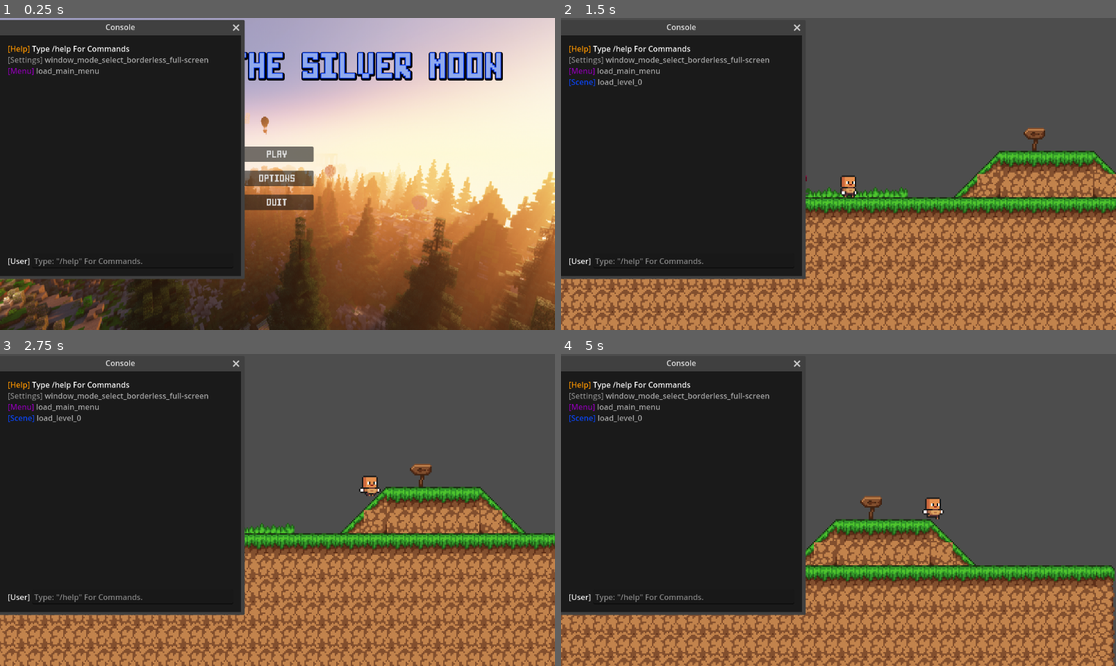
Above: before the commit, frames 1-4 (two rows, left to right).
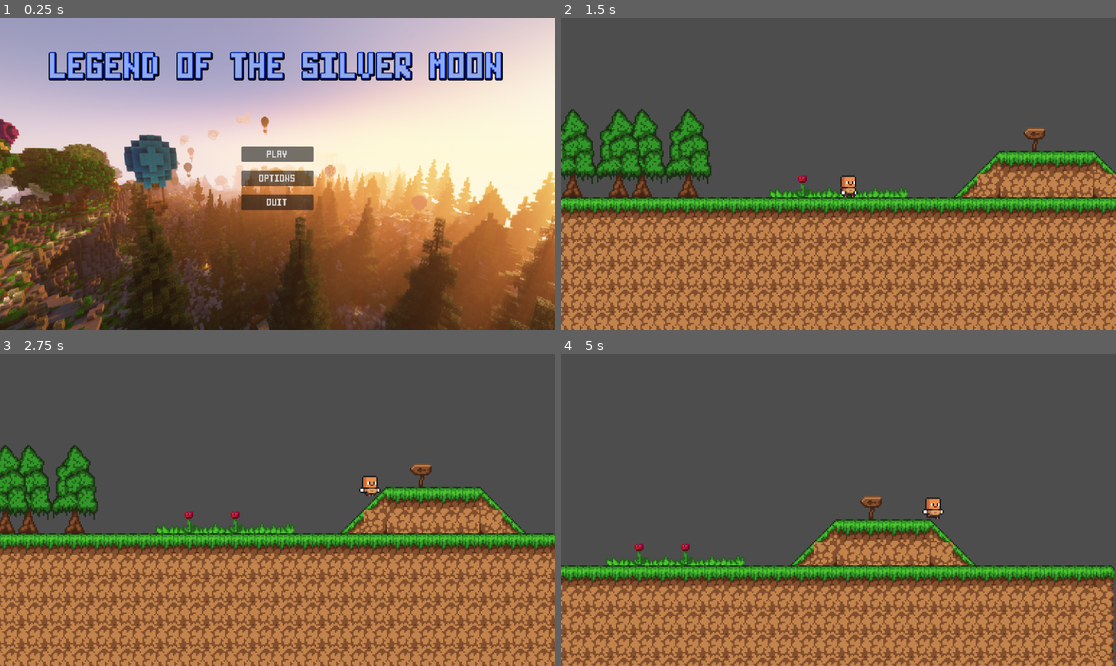
Above: after the commit, the same moments.

Repository: NicholasJDi/LOTSM-Revolving-Memories
Game: Godot game, scene res://Scenes/Menus/Main_Menu.tscn
Two runs of this game, one before a commit and one after it. Both use one fixed random seed, a clock stepped at 60 frames per second and the inputs below.
Inputs (mouse positions are in pixels of both pictures, inside the frame that each line leads up to):
- Up to frame 1 (0.25 s): no input
- Up to frame 2 (1.5 s): click "Play" at 0.5 s; tap Enter at 1.25 s; move the mouse to (960, 158) at 1.27 s; hold D (move_right) from 1.28 s (still down); hold Shift (crouch) from 1.28 s (still down)
- Up to frame 3 (2.75 s): keep holding D (move_right); tap Space (jump) at 1.52, 1.82, 2.27, 2.3, 2.57 s; tap W (interact) at 1.55, 2.1 s; move the mouse to (166, 525) at 2.02 s; release Shift (crouch) at 2.03 s
- Up to frame 4 (5 s): move the mouse to (894, 441) at 2.77 s; release D (move_right) at 2.78 s; hold A (move_left) 2.78-3.53 s; hold Space (jump) 2.78-3.53 s; tap Shift (crouch) at 3.05, 3.6 s; move the mouse to (810, 572) at 3.52 s; hold D (move_right) from 3.53 s (still down); tap Space (jump) at 3.77, 4.07 s; tap W (interact) at 3.8, 4.35 s; move the mouse to (1005, 556) at 4.27 s; hold Space (jump) from 4.28 s (still down); tap Down (console_clear_text_field) at 4.9 s

The runs differ from the first frame. In frame 1, 36% of the frame differs, in the area x 0-45%, y 0-84%; in frame 2, 33%; in frame 3, 33%; in frame 4, 34%.

Commit message:
Settings Data Rework

Diff:
--- a/Resources/Settings/DefaultSettings.tres
+++ /dev/null
@@ -1,12 +0,0 @@
-[gd_resource type="Resource" script_class="DefaultSettingsResource" load_steps=3 format=3 uid="uid://cui0krqgjm14a"]
-
-[ext_resource type="Script" path="res://Resources/Settings/Settings_Resource.gd" id="1_rafqf"]
-
-[sub_resource type="InputEventKey" id="InputEventKey_4pnpb"]
-device = -1
-physical_keycode = 32
-unicode = 32
-
-[resource]
-script = ExtResource("1_rafqf")
-e = SubResource("InputEventKey_4pnpb")
--- a/Resources/Settings/Settings_Resource.gd
+++ /dev/null
@@ -1,20 +0,0 @@
-class_name DefaultSettingsResource
-extends Resource
-
-# Graphics
-const DEFAULT_WINDOW_MODE_INDEX : int = 3
-const DEFAULT_WINDOW_MODE_WINDOWED : bool = false
-const DEFAULT_RESOLUTION_CUSTOM_X : int = 1152
-const DEFAULT_RESOLUTION_CUSTOM_Y : int = 648
-
-# Sounds
-const DEFAULT_MASTER_VOLUME : float = 0.5
-const DEFAULT_MASTER_MUSIC_VOLUME : float = 0.5
-const DEFAULT_MASTER_SFX_VOLUME : float = 0.5
-const DEFAULT_MUSIC_MENU_VOLUME : float = 0.5
-const DEFAULT_MUSIC_GAME_VOLUME : float = 1.0
-const DEFAULT_MUSIC_BOSS_VOLUME : float = 1.0
-const DEFAULT_SFX_ENVIROMENT_VOLUME : float = 1.0
-const DEFAULT_SFX_PLAYER_VOLUME : float = 1.0
-
-@export var e : InputEventKey
--- a/Scripts/Menus/Options_Menu/audio_slider_settings.gd
+++ b/Scripts/Menus/Options_Menu/audio_slider_settings.gd
@@ -19,8 +19,27 @@
 
 
 func load_data():
-	on_value_changed(SettingsDataContainer.get_sound(bus_index))
+	on_value_changed(SettingsDataContainer.Get_Data("sound", index_to_name()))
 
+
+func index_to_name():
+	match bus_index:
+		0:
+			return "master_music_volume"
+		1:
+			return "master_sfx_volume"
+		2:
+			return "master_volume"
+		3:
+			return "music_boss_volume"
+		4:
+			return "music_game_volume"
+		5:
+			return "music_menu_volume"
+		6:
+			return "sfx_environment_volume"
+		7:
+			return "sfx_player_volume"
 
 func set_name_text():
 	audio_name.text = str(bus_name) + " Volume"
@@ -47,4 +66,4 @@
 func on_value_changed(value):
 	AudioServer.set_bus_volume_db(bus_index, linear_to_db(value))
 	set_num_text()
-	SettingsDataContainer.set_sound(bus_index, value)
+	SettingsDataContainer.Set_Data("sound", index_to_name(), value)
--- a/Scripts/Menus/Options_Menu/keybind_rebind_button.gd
+++ b/Scripts/Menus/Options_Menu/keybind_rebind_button.gd
@@ -15,25 +15,27 @@
 
 func _ready():
 	set_process_unhandled_key_input(false)
+	self.set_action_name()
 	if not action_name.is_empty():
-		self.set_action_name()
-		if SettingsDataContainer.loaded_settings_data.is_empty():
+		if SettingsDataContainer.Get_Data("controls", action_name) == null:
 			self.set_text_for_key()
 		elif can_change:
-			if SettingsDataContainer.get_controls(action_name, true):
+			if Global.Load == false:
 				self.load_keybinds()
-			else:
 				self.set_text_for_key()
 		else:
 			self.set_text_for_key()
+	else:
+		self.set_text_for_key()
 
 
 func load_keybinds():
-			var keyEvent = InputEventKey.new()
-			keyEvent.keycode = int(SettingsDataContainer.get_controls(action_name, false))
-			print("key_event_%s" % keyEvent)
-			self.rebind_action_key(keyEvent)
-			self.set_text_for_key()
+	var keyEvent = InputEventKey.new()
+	keyEvent.keycode = int(SettingsDataContainer.Get_Data("controls", action_name))
+	print("key_event_%s" % keyEvent)
+	self.rebind_action_key(keyEvent)
+	self.set_text_for_key()
+	Global.Load = true
 
 
 func set_action_name():
@@ -86,7 +88,7 @@
 	print(inputevent)
 	InputMap.action_erase_events(action_name)
 	InputMap.action_add_event(action_name, inputevent)
-	SettingsDataContainer.set_controls(action_name, inputevent)
+	SettingsDataContainer.Set_Data("controls", action_name, inputevent)
 	self.set_process_unhandled_key_input(true)
 	self.set_action_name()
 	self.set_text_for_key()
--- a/Scripts/Menus/Options_Menu/options_menu.gd
+++ b/Scripts/Menus/Options_Menu/options_menu.gd
@@ -6,6 +6,6 @@
 
 func _on_back_pressed() -> void:
 	SignalBus.Emit_Exit_Options_Menu()
-	Console.Print("Save", "Output", "save_options_data: %s" % SettingsDataContainer.create_storage_dictionary())
-	SaveManager.Save_Data(SettingsDataContainer.create_storage_dictionary(), "Settings")
+	Console.Print("Save", "Output", "save_options_data: %s" % SettingsDataContainer.Get_Save_Data())
+	SaveManager.Save_Data(SettingsDataContainer.Get_Save_Data(), "Settings")
 	Console.Print("Menu", "Output", "load_main_menu")
--- a/Scripts/Menus/Options_Menu/reset_options.gd
+++ b/Scripts/Menus/Options_Menu/reset_options.gd
@@ -26,7 +26,7 @@
 func _on_button_2_pressed():
 	if Confirm_Enabled:
 		Confirm_Enabled = false
-		DirAccess.remove_absolute(SaveManager.SETTINGS_SAVE_PATH)
+		DirAccess.remove_absolute(SaveManager.Data_Path["Settings"])
 		get_tree().quit(0)
 		Console.Print("Save", "Output", "reset_options")
 		Console.Print("Global", "Output", "quit_game")
--- a/Scripts/Menus/Options_Menu/resolution_mode_button.gd
+++ b/Scripts/Menus/Options_Menu/resolution_mode_button.gd
@@ -6,8 +6,8 @@
 var Resolution_Custom_Y_Var = 0
 
 func _ready():
-	Resolution_Custom_X_Var = SettingsDataContainer.get_resolution_custom_x()
-	Resolution_Custom_Y_Var = SettingsDataContainer.get_resolution_custom_y()
+	Resolution_Custom_X_Var = SettingsDataContainer.Get_Data("graphics", "resolution_custom_x")
+	Resolution_Custom_Y_Var = SettingsDataContainer.Get_Data("graphics", "resolution_custom_y")
 	add_resolution_items()
 	option_button.item_selected.connect(on_resolution_selected)
 	SignalBus.Resolution.connect(Resolution)
--- a/Scripts/Menus/Options_Menu/resolution_slider_x.gd
+++ b/Scripts/Menus/Options_Menu/resolution_slider_x.gd
@@ -5,8 +5,8 @@
 
 
 func _ready():
-	h_slider.value = SettingsDataContainer.get_resolution_custom_x()
-	label_num.text = str(SettingsDataContainer.get_resolution_custom_x())
+	h_slider.value = SettingsDataContainer.Get_Data("graphics", "resolution_custom_x")
+	label_num.text = str(SettingsDataContainer.Get_Data("graphics", "resolution_custom_x"))
 	SignalBus.Resolution_Custom_Confirm.connect(Resolution_Custom_Confirm)
 	h_slider.value_changed.connect(On_Value_Changed)
 
--- a/Scripts/Menus/Options_Menu/resolution_slider_y.gd
+++ b/Scripts/Menus/Options_Menu/resolution_slider_y.gd
@@ -5,8 +5,8 @@
 
 
 func _ready():
-	h_slider.value = SettingsDataContainer.get_resolution_custom_y()
-	label_num.text = str(SettingsDataContainer.get_resolution_custom_y())
+	h_slider.value = SettingsDataContainer.Get_Data("graphics", "resolution_custom_y")
+	label_num.text = str(SettingsDataContainer.Get_Data("graphics", "resolution_custom_y"))
 	SignalBus.Resolution_Custom_Confirm.connect(Resolution_Custom_Confirm)
 	h_slider.value_changed.connect(On_Value_Changed)
 
--- a/Scripts/Menus/Options_Menu/settings_tab_container.gd
+++ b/Scripts/Menus/Options_Menu/settings_tab_container.gd
@@ -10,7 +10,7 @@
 func _ready():
 	SignalBus.Resolution.connect(Resolution)
 	SignalBus.Resolution_Custom.connect(Resolution_Custom)
-	resolution_mode_button.visible = SettingsDataContainer.get_window_mode_windowed()
+	resolution_mode_button.visible = SettingsDataContainer.Get_Data("graphics", "window_mode_windowed")
 
 
 func Resolution(value):
--- a/Scripts/Menus/Options_Menu/window_mode_button.gd
+++ b/Scripts/Menus/Options_Menu/window_mode_button.gd
@@ -18,8 +18,8 @@
 
 
 func load_data():
-	option_button.select(SettingsDataContainer.get_window_mode_index())
-	on_window_mode_selected(SettingsDataContainer.get_window_mode_index())
+	option_button.select(SettingsDataContainer.Get_Data("graphics", "window_mode_index"))
+	on_window_mode_selected(SettingsDataContainer.Get_Data("graphics", "window_mode_index"))
 
 
 func add_window_mode_items():
@@ -28,14 +28,14 @@
 
 
 func on_window_mode_selected(index):
-	SettingsDataContainer.set_graphics(1, index)
+	SettingsDataContainer.Set_Data("graphics", "window_mode_index", index)
 	match index:
 		0: # Full-Screen
 			DisplayServer.window_set_flag(DisplayServer.WINDOW_FLAG_RESIZE_DISABLED, false)
 			DisplayServer.window_set_mode(DisplayServer.WINDOW_MODE_MAXIMIZED)
 			DisplayServer.window_set_flag(DisplayServer.WINDOW_FLAG_BORDERLESS, true)
 			SignalBus.Emit_Resolution(false)
-			SettingsDataContainer.set_graphics(2, false)
+			SettingsDataContainer.Set_Data("graphics", "window_mode_windowed", false)
 			SignalBus.Emit_Resolution_Custom(false)
 			Console.Print("Settings", "Output", "window_mode_select_full-screen")
 		1: # Window Mode
@@ -44,7 +44,7 @@
 			DisplayServer.window_set_flag(DisplayServer.WINDOW_FLAG_BORDERLESS, false)
 			DisplayServer.window_set_size(Vector2i(1152, 648))
 			SignalBus.Emit_Resolution(true)
-			SettingsDataContainer.set_graphics(2, true)
+			SettingsDataContainer.Set_Data("graphics", "window_mode_windowed", true)
 			SignalBus.Emit_Resolution_Custom(false)
 			Console.Print("Settings", "Output", "window_mode_select_window_mode")
 		2: # borderless Window
@@ -53,7 +53,7 @@
 			DisplayServer.window_set_flag(DisplayServer.WINDOW_FLAG_BORDERLESS, true)
 			DisplayServer.window_set_size(Vector2i(1152, 648))
 			SignalBus.Emit_Resolution(true)
-			SettingsDataContainer.set_graphics(2, true)
+			SettingsDataContainer.Set_Data("graphics", "window_mode_windowed", true)
 			SignalBus.Emit_Resolution_Custom(false)
 			Console.Print("Settings", "Output", "window_mode_select_borderless_window")
 		3: # Borderless Full-Screen
@@ -61,6 +61,6 @@
 			DisplayServer.window_set_mode(DisplayServer.WINDOW_MODE_FULLSCREEN)
 			DisplayServer.window_set_flag(DisplayServer.WINDOW_FLAG_BORDERLESS, true)
 			SignalBus.Emit_Resolution(false)
-			SettingsDataContainer.set_graphics(2, false)
+			SettingsDataContainer.Set_Data("graphics", "window_mode_windowed", false)
 			SignalBus.Emit_Resolution_Custom(false)
 			Console.Print("Settings", "Output", "window_mode_select_borderless_full-screen")
--- a/autoloads/Global.gd
+++ b/autoloads/Global.gd
@@ -1 +1,3 @@
 extends Node
+
+var Load = false
--- a/autoloads/SaveManager.gd
+++ b/autoloads/SaveManager.gd
@@ -31,6 +31,6 @@
 		var _passed_result = json.parse(json_string)
 		Loaded_Data = json.get_data()
 	if Type == "Settings":
-		SettingsDataContainer.on_settings_data_loaded(Loaded_Data)
+		SettingsDataContainer.On_Data_Loaded(Loaded_Data)
 	elif Type == "Console":
 		Console.on_console_data_loaded(Loaded_Data)
--- a/autoloads/SettingsDataContainer.gd
+++ b/autoloads/SettingsDataContainer.gd
@@ -1,283 +1,43 @@
 extends Node
 
-@onready var DEFAULT_SETTINGS : DefaultSettingsResource = preload("res://Resources/Settings/DefaultSettings.tres")
+var Storage_Dict = {
+	"accsesability":{},
+
+	"controls":{
+	"crouch":null,
+	"interact":null,
+	"jump":null,
+	"move_left":null,
+	"move_right":null},
+
+	"graphics":{
+	"resolution_custom_x":1152,
+	"resolution_custom_y":648,
+	"window_mode_index":3,
+	"window_mode_windowed":false},
+
+	"sound":{
+	"master_music_volume":0.5,
+	"master_sfx_volume":0.5,
+	"master_volume":0.5,
+	"music_boss_volume":1,
+	"music_game_volume":1,
+	"music_menu_volume":0.5,
+	"sfx_environment_volume":1,
+	"sfx_player_volume":1}}
+
+func Get_Save_Data() -> Dictionary:
+	return Storage_Dict
 
 
-# Sound
-var master_volume : float = 0.0
-var master_music_volume : float = 0.0
-var master_sfx_volume : float = 0.0
-var music_menu_volume : float = 0.0
-var music_game_volume : float = 0.0
-var music_boss_volume : float = 0.0
-var sfx_environment_volume : float = 0.0
-var sfx_player_volume : float = 0.0
-# Controls
-var move_left
-var move_right
-var crouch
-var jump
-var interact
-# Accsesability
-# Graphics
-var window_mode_index : int = 0
-var window_mode_windowed : bool = false
-var resolution_custom_x : float = DefaultSettingsResource.DEFAULT_RESOLUTION_CUSTOM_X
-var resolution_custom_y : float = DefaultSettingsResource.DEFAULT_RESOLUTION_CUSTOM_Y
-
-var loaded_settings_data : Dictionary = {}
+func Get_Data(Category : String, Type : String):
+	return Storage_Dict[Category][Type]
 
 
-func _ready():
-	create_storage_dictionary()
+func Set_Data(Category : String, Type : String, Value) -> void:
+	Storage_Dict[Category][Type] = Value
 
 
-func create_storage_dictionary() -> Dictionary:
-	var settings_container_dict : Dictionary = {
-		"sound" : create_sound_dict(),
-		"accsesability" : create_accsesability_dict(),
-		"controls" : create_controls_dict(),
-		"graphics" : create_graphics_dict()
-	}
-	return settings_container_dict
-
-
-func create_sound_dict() -> Dictionary:
-	var sound_container_dict = {
-		"master_volume" : master_volume,
-		"master_music_volume" : master_music_volume,
-		"master_sfx_volume" : master_sfx_volume,
-		"music_menu_volume" : music_menu_volume,
-		"music_game_volume" : music_game_volume,
-		"music_boss_volume" : music_boss_volume,
-		"sfx_environment_volume" : sfx_environment_volume,
-		"sfx_player_volume" : sfx_player_volume,
-	}
-	return sound_container_dict
-
-
-func create_accsesability_dict() -> Dictionary:
-	var accsesability_container_dict = {
-
-	}
-	return accsesability_container_dict
-
-
-func create_controls_dict() -> Dictionary:
-	var controls_container_dict = {
-		"move_left" : move_left,
-		"move_right" : move_right,
-		"crouch" : crouch,
-		"jump" : jump,
-		"interact" : interact
-	}
-	return controls_container_dict
-
-
-func create_graphics_dict() -> Dictionary:
-	var graphics_container_dict = {
-		"window_mode_index" : window_mode_index,
-		"window_mode_windowed" : window_mode_windowed,
-		"resolution_custom_x" : resolution_custom_x,
-		"resolution_custom_y" : resolution_custom_y,
-	}
-	return graphics_container_dict
-
-
-func get_window_mode_index() -> int:
-	if loaded_settings_data == {}:
-		return DEFAULT_SETTINGS.DEFAULT_WINDOW_MODE_INDEX
-	return window_mode_index
-
-
-func get_window_mode_windowed() -> bool:
-	if loaded_settings_data == {}:
-		return DEFAULT_SETTINGS.DEFAULT_WINDOW_MODE_WINDOWED
-	return window_mode_windowed
-
-
-func get_resolution_custom_x() -> float:
-	if loaded_settings_data == {}:
-		return DEFAULT_SETTINGS.DEFAULT_RESOLUTION_CUSTOM_X
-	return resolution_custom_x
-
-
-func get_resolution_custom_y() -> float:
-	if loaded_settings_data == {}:
-		return DEFAULT_SETTINGS.DEFAULT_RESOLUTION_CUSTOM_Y
-	return resolution_custom_y
-
-
-func get_sound(bus : int):
-	if loaded_settings_data == {}:
-		match bus:
-			0:
-				return DEFAULT_SETTINGS.DEFAULT_MASTER_VOLUME
-			1:
-				return DEFAULT_SETTINGS.DEFAULT_MASTER_MUSIC_VOLUME
-			2:
-				return DEFAULT_SETTINGS.DEFAULT_MASTER_SFX_VOLUME
-			3:
-				return DEFAULT_SETTINGS.DEFAULT_MUSIC_MENU_VOLUME
-			4:
-				return DEFAULT_SETTINGS.DEFAULT_MUSIC_GAME_VOLUME
-			5:
-				return DEFAULT_SETTINGS.DEFAULT_MUSIC_BOSS_VOLUME
-			6:
-				return DEFAULT_SETTINGS.DEFAULT_SFX_ENVIROMENT_VOLUME
-			7:
-				return DEFAULT_SETTINGS.DEFAULT_SFX_PLAYER_VOLUME
-	else:
-		match bus:
-			0:
-				return master_volume
-			1:
-				return master_music_volume
-			2:
-				return master_sfx_volume
-			3:
-				return music_menu_volume
-			4:
-				return music_game_volume
-			5:
-				return music_boss_volume
-			6:
-				return sfx_environment_volume
-			7:
-				return sfx_player_volume
-
-
-func get_controls(action_name, validate : bool):
-	match action_name:
-		"move_left":
-			if not move_left == null:
-				if validate:
-					return true
-				else:
-					return move_left
-			else:
-				if validate:
-					return false
-		"move_right":
-			if not move_right == null:
-				if validate:
-					return true
-				else:
-					return move_right
-			else:
-				if validate:
-					return false
-		"crouch":
-			if not crouch == null:
-				if validate:
-					return true
-				else:
-					return crouch
-			else:
-				if validate:
-					return false
-		"jump":
-			if not jump == null:
-				if validate:
-					return true
-				else:
-					return jump
-			else:
-				if validate:
-					return false
-		"interact":
-			if not interact == null:
-				if validate:
-					return true
-				else:
-					return interact
-			else:
-				if validate:
-					return false
-
-
-
-
-func set_sound(bus : int, value : float):
-	match bus:
-		0:
-			master_volume = value
-		1:
-			master_music_volume = value
-		2:
-			master_sfx_volume = value
-		3:
-			music_menu_volume = value
-		4:
-			music_game_volume = value
-		5:
-			music_boss_volume = value
-		6:
-			sfx_environment_volume = value
-		7:
-			sfx_player_volume = value
-
-
-func set_controls(action_name : String, keycode):
-	var inputString = str(keycode).replace('InputEventKey: ', '')
-	var inputRawArray = inputString.split(",")
-	for inputItem in inputRawArray:
-		if inputItem.begins_with("keycode"):
-			keycode = inputItem.replace('keycode=', '')
-	match action_name:
-		"move_left":
-			move_left = keycode
-		"move_right":
-			move_right = keycode
-		"crouch":
-			crouch = keycode
-		"jump":
-			jump = keycode
-		"interact":
-			interact = keycode
-
-
-func set_graphics(type : int, value):
-	match type:
-		1:
-			window_mode_index = value
-		2:
-			window_mode_windowed = value
-		3:
-			resolution_custom_x = value
-		4:
-			resolution_custom_y = value
-
-
-func on_sound_loaded(dict : Dictionary):
-	master_volume = dict.master_volume
-	master_music_volume = dict.master_music_volume
-	master_sfx_volume = dict.master_sfx_volume
-	music_menu_volume = dict.music_menu_volume
-	music_game_volume = dict.music_game_volume
-	music_boss_volume = dict.music_boss_volume
-	sfx_environment_volume = dict.sfx_environment_volume
-	sfx_player_volume = dict.sfx_player_volume
-
-
-func on_controls_loaded(dict : Dictionary):
-	move_left = dict.move_left
-	move_right = dict.move_right
-	crouch = dict.crouch
-	jump = dict.jump
-	interact = dict.interact
-
-
-func on_graphics_loaded(dict : Dictionary):
-	window_mode_index = dict.window_mode_index
-	window_mode_windowed = dict.window_mode_windowed
-	resolution_custom_x = dict.resolution_custom_x
-	resolution_custom_y = dict.resolution_custom_y
-
-
-func on_settings_data_loaded(data : Dictionary):
-	Console.Print("Save", "Output", "loaded_save_data: %s" % data)
-	loaded_settings_data = data
-	on_sound_loaded(loaded_settings_data.sound)
-	on_controls_loaded(loaded_settings_data.controls)
-	on_graphics_loaded(loaded_settings_data.graphics)
+func On_Data_Loaded(Data : Dictionary) -> void:
+	Console.Print("Save", "Output", "loaded_save_data: %s" % Data)
+	Storage_Dict = Data
--- a/console_window.tscn
+++ b/console_window.tscn
@@ -8,6 +8,7 @@
 title = "Console"
 position = Vector2i(0, 36)
 size = Vector2i(500, 500)
+visible = false
 always_on_top = true
 min_size = Vector2i(250, 250)
 max_size = Vector2i(10000, 10000)
